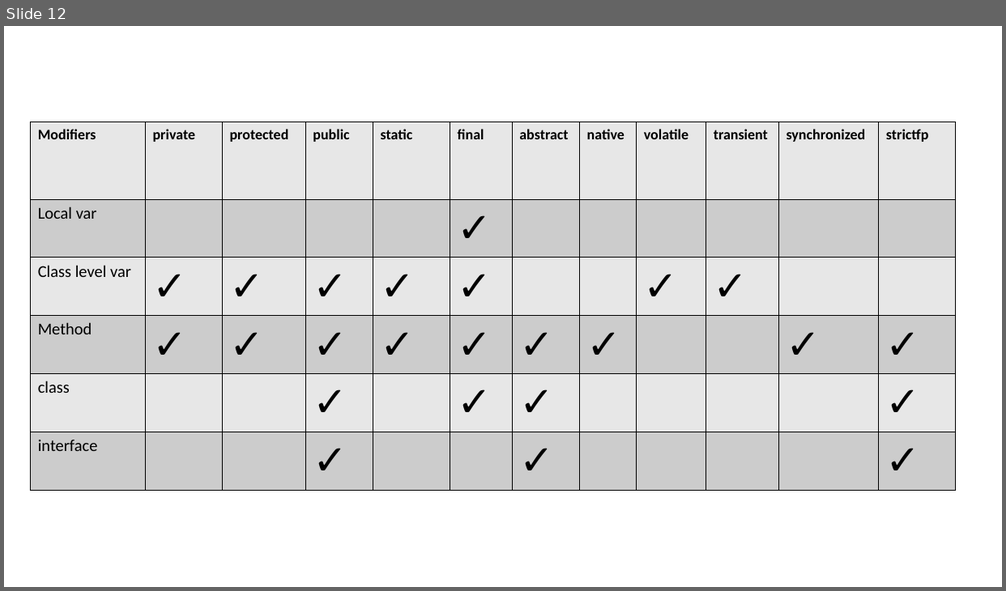
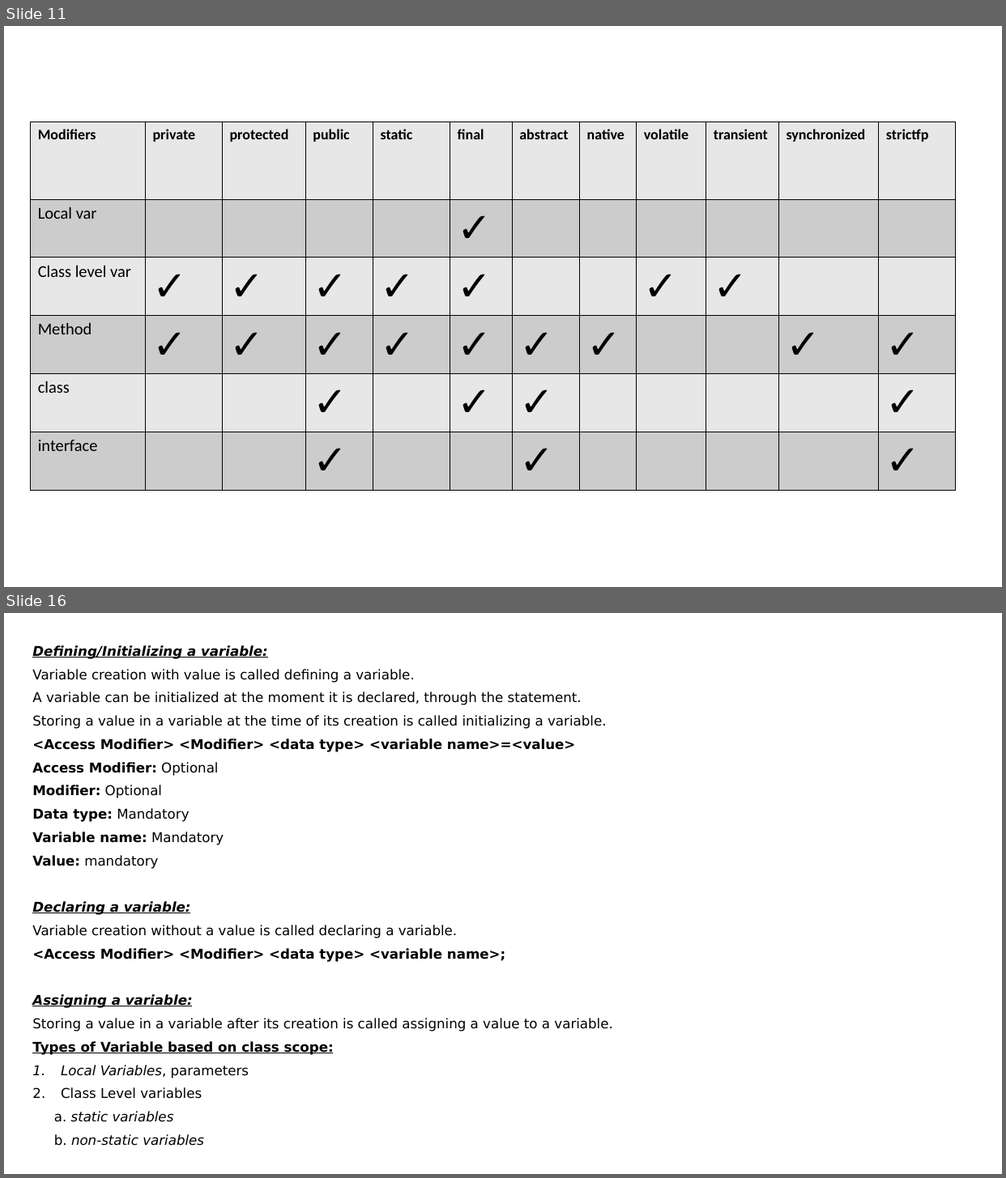
Before and after one commit to indrajeetydv/FSWDT, a slide deck: CoreJavaNotes.pptx. Shown one above the other, each under a label of ours: slide 12 before the commit, slides 11 and 16 after it; the slides between them are not shown. The pictures are 1006x591 and 1006x1178 pixels, drawn with LibreOffice and Linux fonts; fonts in the diff are those of the drawing. Boxes give left, top, right and bottom in pixels: in the first picture for what was removed or moved away, otherwise in the second. Text is boxed around its words. In the diff, an @@ line names an element or a change of style, - is before the commit and + after.

Commit message:
Varaibles and types of variables

```diff
--- a/CoreJavaNotes.pptx
+++ b/CoreJavaNotes.pptx
@@ slide 16 added at (4,613,1002,1174), background #FFFFFF @@
@@ subtitle added at (32,645,612,1146), 12.9 pt, text #000000 @@
+Defining/Initializing a variable:
+Variable creation with value is called defining a variable.
+A variable can be initialized at the moment it is declared, through the statement.
+Storing a value in a variable at the time of its creation is called initializing a variable.
+<Access Modifier> <Modifier> <data type> <variable name>=<value>
+Access Modifier: Optional
+Modifier: Optional
+Data type: Mandatory
+Variable name: Mandatory
+Value: mandatory
+Declaring a variable:
+Variable creation without a value is called declaring a variable.
+<Access Modifier> <Modifier> <data type> <variable name>;
+Assigning a variable:
+Storing a value in a variable after its creation is called assigning a value to a variable.
+Types of Variable based on class scope:
+1. Local Variables, parameters
+2. Class Level variables
+a. static variables
+b. non-static variables
@@ what was slide 12 is now slide 11 @@
```
Also in this commit, not shown: 1 slide changed, 6 other slides added.
